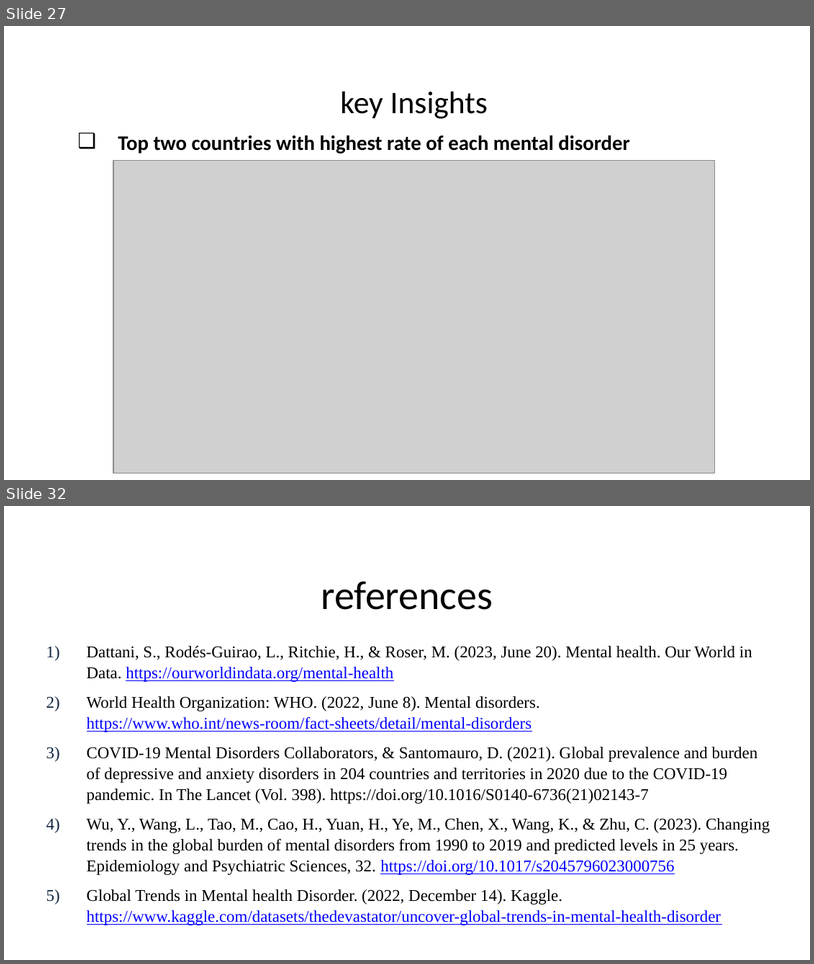
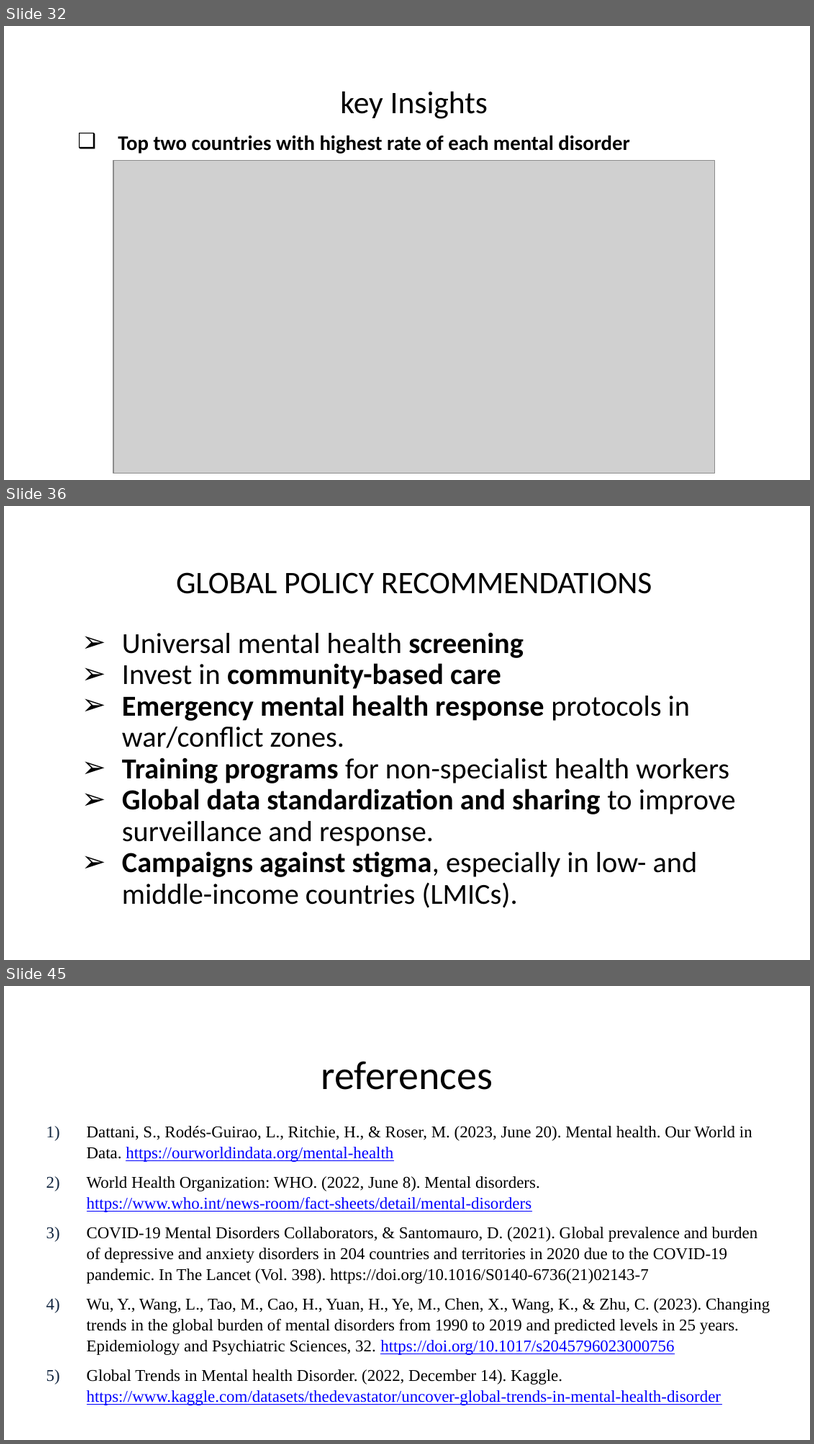
Before and after one commit to Sridhar-MSinDS/Health-Information-Technology-750, a slide deck: FinalPresentation_Team3_HIT750.pptx. Shown one above the other, each under a label of ours: slides 27 and 32 before the commit, slides 32, 36 and 45 after it; the slides between them are not shown. The pictures are 814x964 and 814x1444 pixels, drawn with LibreOffice and Linux fonts; fonts in the diff are those of the drawing; grey boxes stand for pictures; background and template pictures are left out. Boxes give left, top, right and bottom in pixels: in the first picture for what was removed or moved away, otherwise in the second. Text is boxed around its words. In the diff, an @@ line names an element or a change of style, - is before the commit and + after.

```diff
--- a/FinalPresentation_Team3_HIT750.pptx
+++ b/FinalPresentation_Team3_HIT750.pptx
@@ slide 36 added at bbox=[4, 506, 810, 960], background #FFFFFF @@
@@ text added at bbox=[176, 572, 653, 594], 28 pt, text #000000 @@
+GLOBAL POLICY RECOMMENDATIONS
@@ text added at bbox=[122, 632, 736, 908], 25.9 pt, text #000000 @@
+➢ Universal mental health screening
+➢ Invest in community-based care
+➢ Emergency mental health response protocols in war/conflict zones.
+➢ Training programs for non-specialist health workers
+➢ Global data standardization and sharing to improve surveillance and response.
+➢ Campaigns against stigma, especially in low- and middle-income countries (LMICs).
@@ what was slide 27 is now slide 32 @@
@@ what was slide 32 is now slide 45 @@
```
Also in this commit, not shown: 3 slides changed, 17 other slides added, 5 slides removed.
